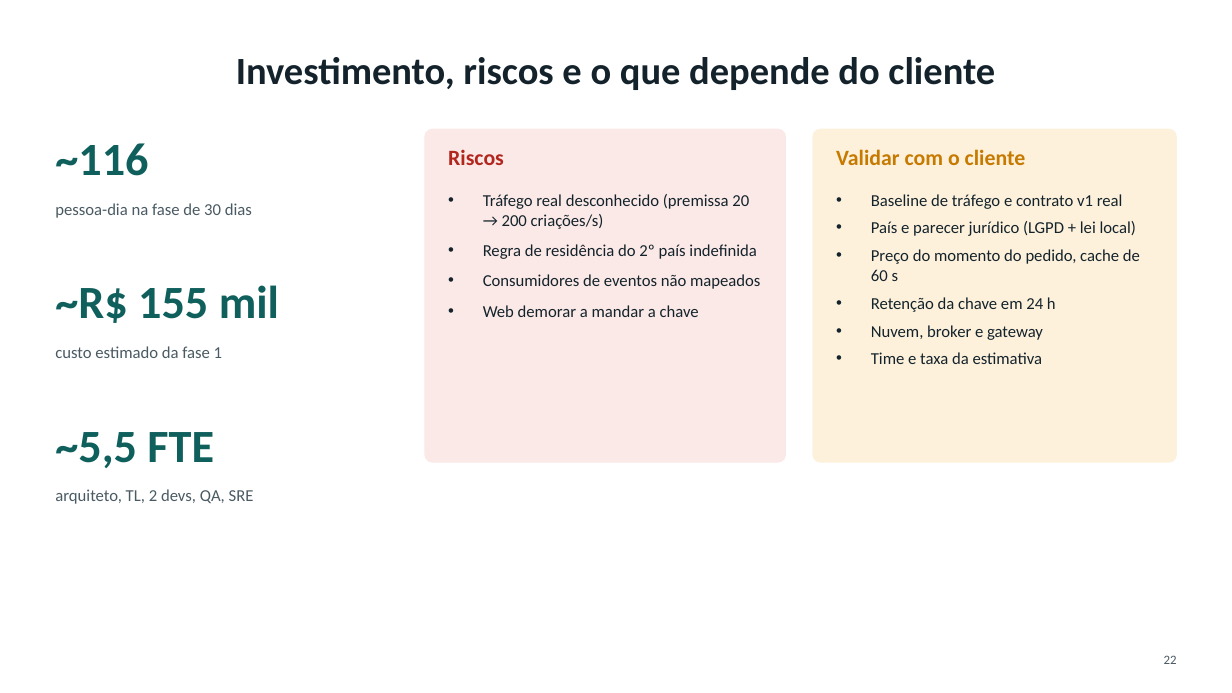
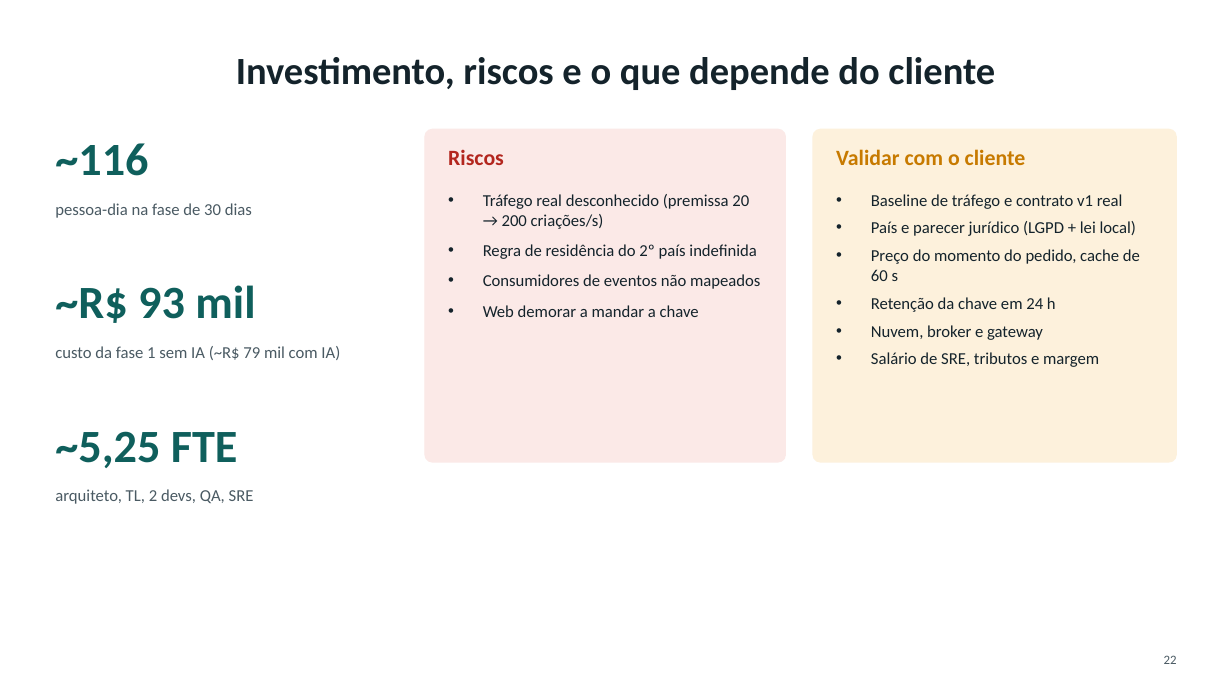
Before and after one commit to Derkoski/pedidos-catalogo, a slide deck: slide 22 of entregaveis/apresentacao.pptx. Drawn at 1232x693 pixels with LibreOffice and Linux fonts; fonts in the diff are those of the drawing. Boxes give left, top, right and bottom in pixels: in the first picture for what was removed or moved away, otherwise in the second. Text is boxed around its words. In the diff, an @@ line names an element or a change of style, - is before the commit and + after.

```diff
--- a/entregaveis/apresentacao.pptx
+++ b/entregaveis/apresentacao.pptx
@@ text at [55,285,255,323]: text changed @@
-~R$ 155 mil
+~R$ 93 mil
@@ text at [55,346,340,360]: text changed @@
-custo estimado da fase 1
+custo da fase 1 sem IA (~R$ 79 mil com IA)
@@ text at [871,352,1099,367]: text changed @@
-• Time e taxa da estimativa
+• Salário de SRE, tributos e margem
@@ text at [55,431,237,468]: text changed @@
-~5,5 FTE
+~5,25 FTE
```
Also in this commit, not shown: 4 other slides changed, 28 other files.
